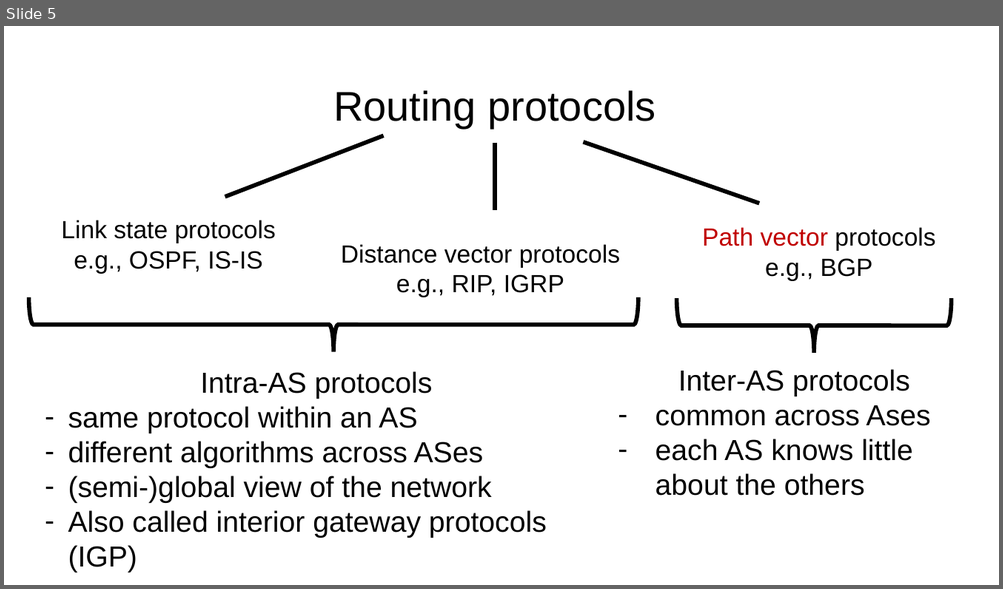
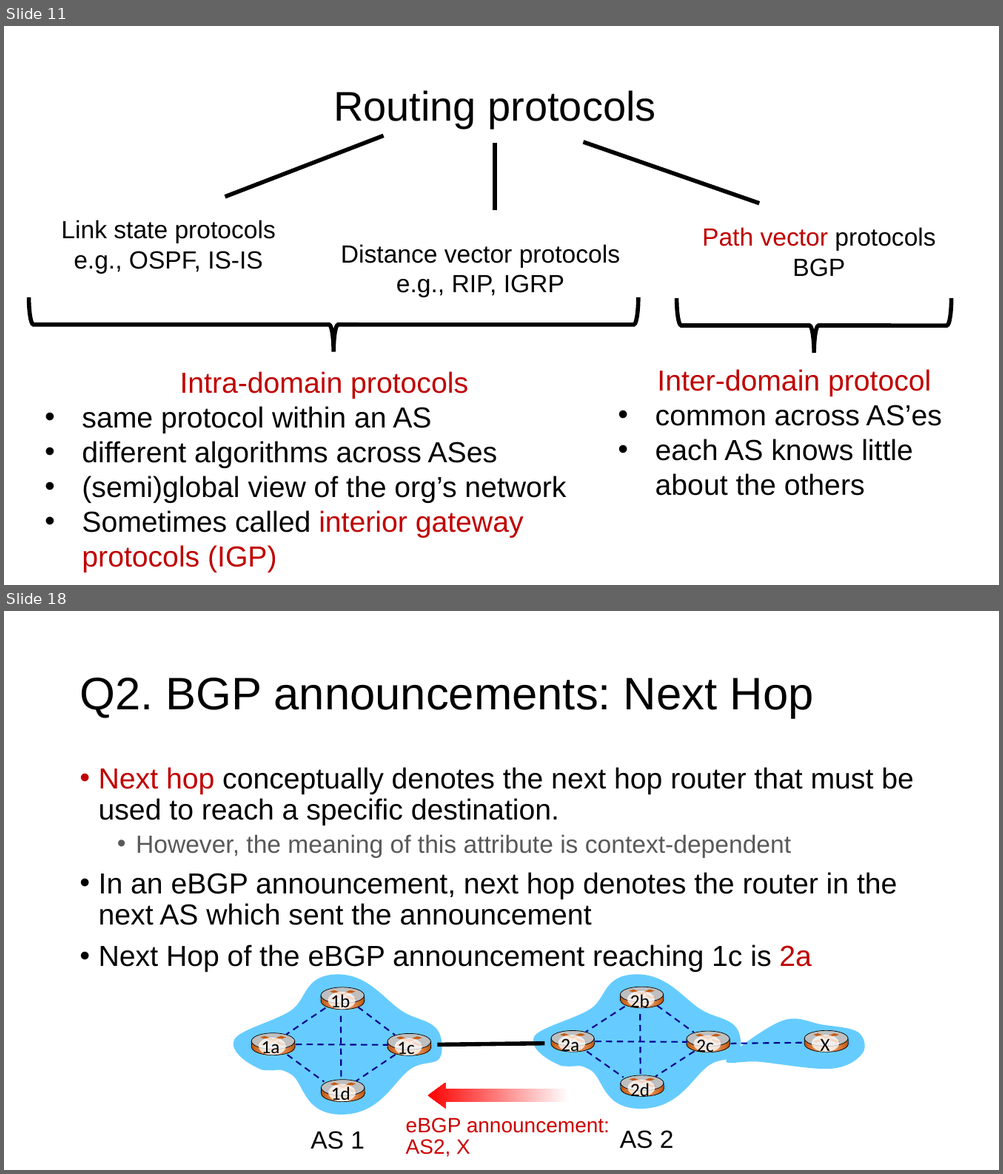
Before and after one commit to ngsrinivas/coursegen, a slide deck: ex/352-S21/staging/352-S21/lectures/network-interdomain-routing.pptx. Shown one above the other, each under a label of ours: slide 5 before the commit, slides 11 and 18 after it; the slides between them are not shown. The pictures are 1003x589 and 1003x1174 pixels, drawn with LibreOffice and Linux fonts; fonts in the diff are those of the drawing. Boxes give left, top, right and bottom in pixels: in the first picture for what was removed or moved away, otherwise in the second. Text is boxed around its words. In the diff, an @@ line names an element or a change of style, - is before the commit and + after.

Commit message:
Final slides for interdomain routing

```diff
--- a/ex/352-S21/staging/352-S21/lectures/network-interdomain-routing.pptx
+++ b/ex/352-S21/staging/352-S21/lectures/network-interdomain-routing.pptx
@@ slide 18 added at (4,611,999,1170), background #FFFFFF @@
@@ title added at (79,678,814,718), 44 pt, text #000000 @@
+Q2. BGP announcements: Next Hop
@@ text added at (99,767,913,972), 28 pt, text #000000 @@
+• Next hop conceptually denotes the next hop router that must be used to reach a specific destination.
+  • However, the meaning of this attribute is context-dependent
+• In an eBGP announcement, next hop denotes the router in the next AS which sent the announcement
+• Next Hop of the eBGP announcement reaching 1c is 2a
@@ group added at (233,975,442,1116): 17 freeform shapes, 14 lines, 12 ellipses, 4 rectangles, 4 texts @@
+1b
+1d
+1c
+1a
@@ group added at (533,974,740,1109): 17 freeform shapes, 14 lines, 12 ellipses, 4 rectangles, 4 texts @@
+2b
+2d
+2c
+2a
@@ line added from (438, 1045) to (545, 1044), #000000 4 pt @@
@@ group added at (726,1019,865,1069): 5 freeform shapes, 3 ellipses, 3 lines, 1 rectangle, 1 text @@
+X
@@ left arrow added at (428,1083,569,1110), fill gradient #FF0000 to #FFFFFF @@
@@ text added at (406,1118,609,1157), 20 pt, text #CC0000 @@
+eBGP announcement:
+AS2, X
@@ text added at (310,1131,364,1150), 24 pt, text #000000 @@
+AS 1
@@ text added at (620,1130,674,1149), 24 pt, text #000000 @@
+AS 2
@@ what was slide 5 is now slide 11 @@
@@ slide 11 changed as well @@
@@ text at (792,258,845,277): text changed @@
-e.g., BGP
+BGP
@@ text at (180,372,468,399): text changed; text colour #000000 to #C00000 @@
-Intra-AS protocols
+Intra-domain protocols
@@ text at (655,369,942,426): text changed; text colour #000000 to #C00000 @@
-Inter-AS protocols
-– common across Ases
+Inter-domain protocol
+• common across AS’es
@@ text at (82,406,498,469): bullet - to • @@
@@ text at (82,476,566,573): text changed @@
-– (semi-)global view of the network
-– Also called interior gateway protocols (IGP)
+• (semi)global view of the org’s network
+• Sometimes called interior gateway protocols (IGP)
```
Also in this commit, not shown: 38 other slides added, 3 slides removed, 1 other file.
